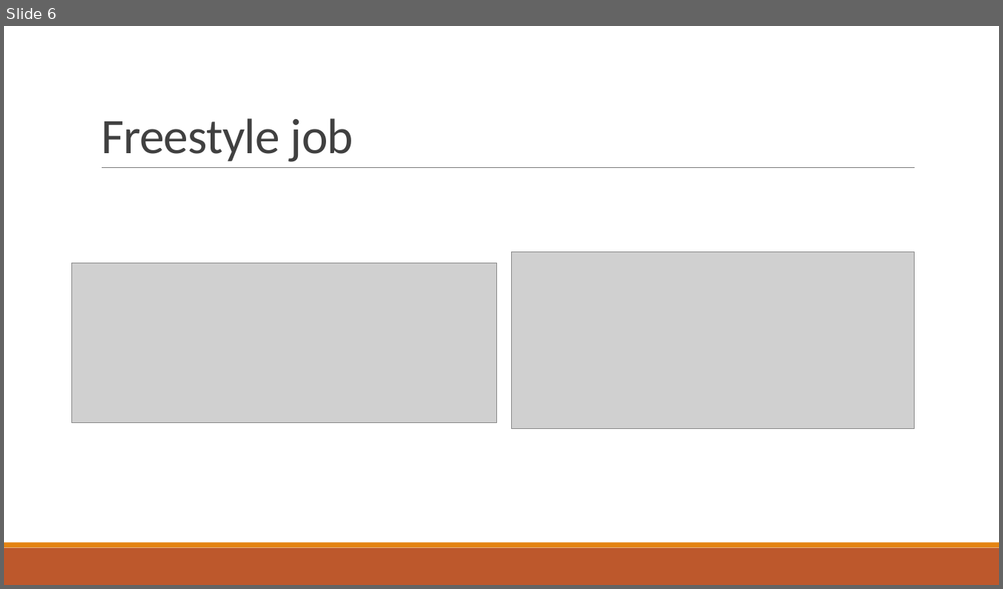
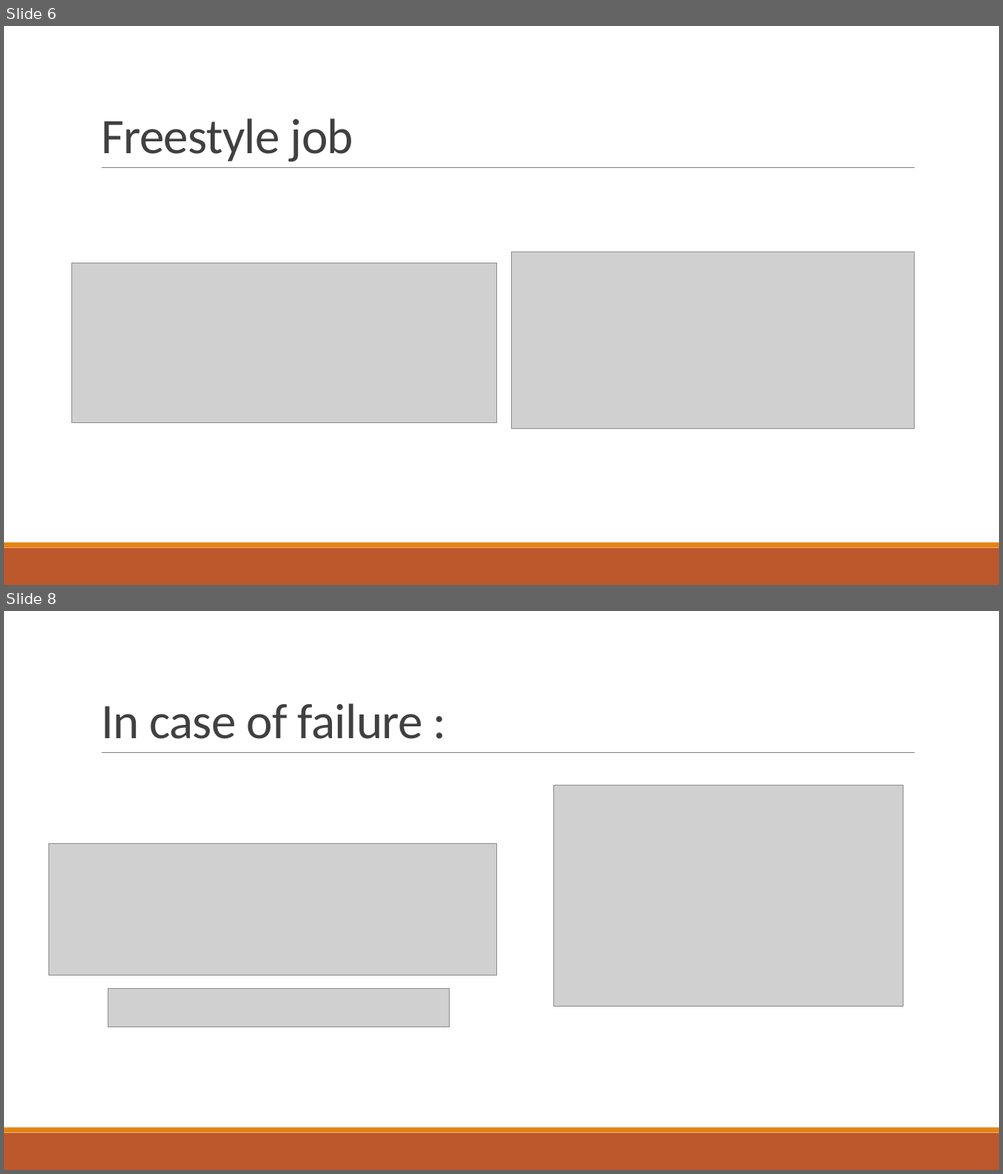
Before and after one commit to AmrElboridy/mahmoud-ahmed-abdelsalam, a slide deck: Web Server Deployment.pptx. Shown one above the other, each under a label of ours: slide 6 before the commit, slides 6 and 8 after it; the slides between them are not shown. The pictures are 1003x589 and 1003x1174 pixels, drawn with LibreOffice and Linux fonts; fonts in the diff are those of the drawing; grey boxes stand for pictures. Boxes give left, top, right and bottom in pixels: in the first picture for what was removed or moved away, otherwise in the second. Text is boxed around its words. In the diff, an @@ line names an element or a change of style, - is before the commit and + after.

```diff
--- a/Web Server Deployment.pptx
+++ b/Web Server Deployment.pptx
@@ slide 8 added at (x1=4, y1=611, x2=999, y2=1170), background #FFFFFF; not listed: 3 template elements that a slide beside it also shows @@
@@ title added at (x1=101, y1=703, x2=423, y2=739), 48 pt, text #404040 @@
+In case of failure :
@@ picture added at (x1=553, y1=785, x2=903, y2=1006) @@
@@ picture added at (x1=48, y1=844, x2=496, y2=975) @@
@@ picture added at (x1=108, y1=988, x2=449, y2=1028) @@
```
Also in this commit, not shown: 2 slides changed.
